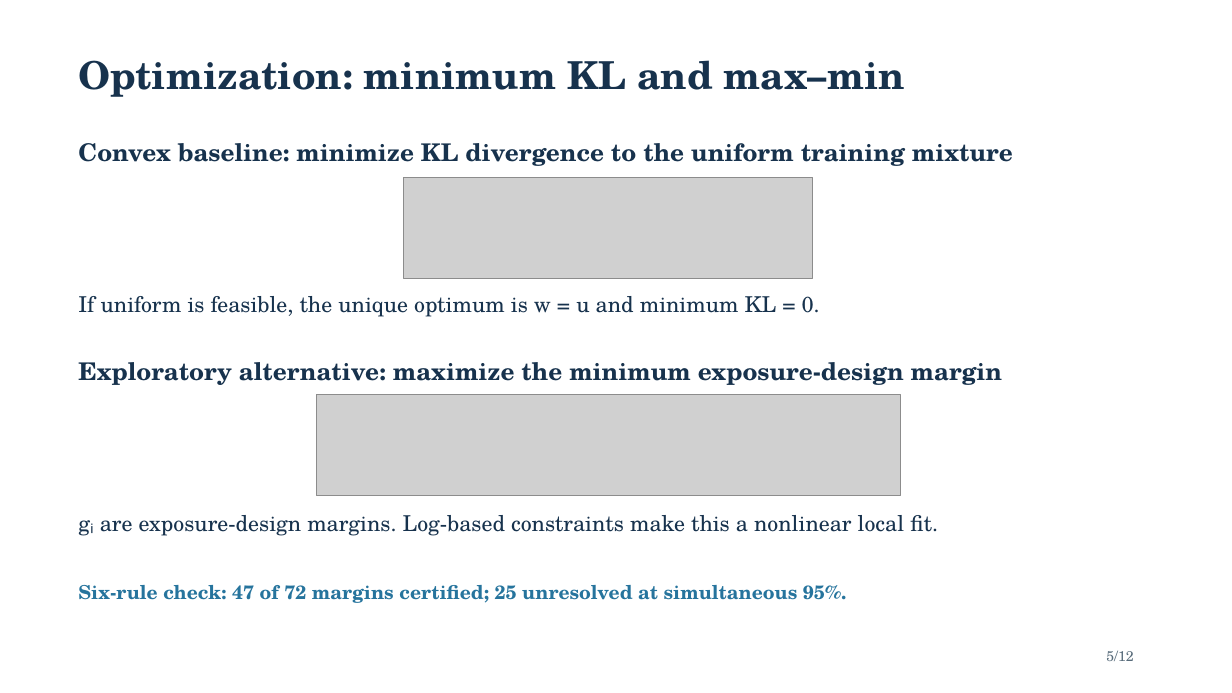
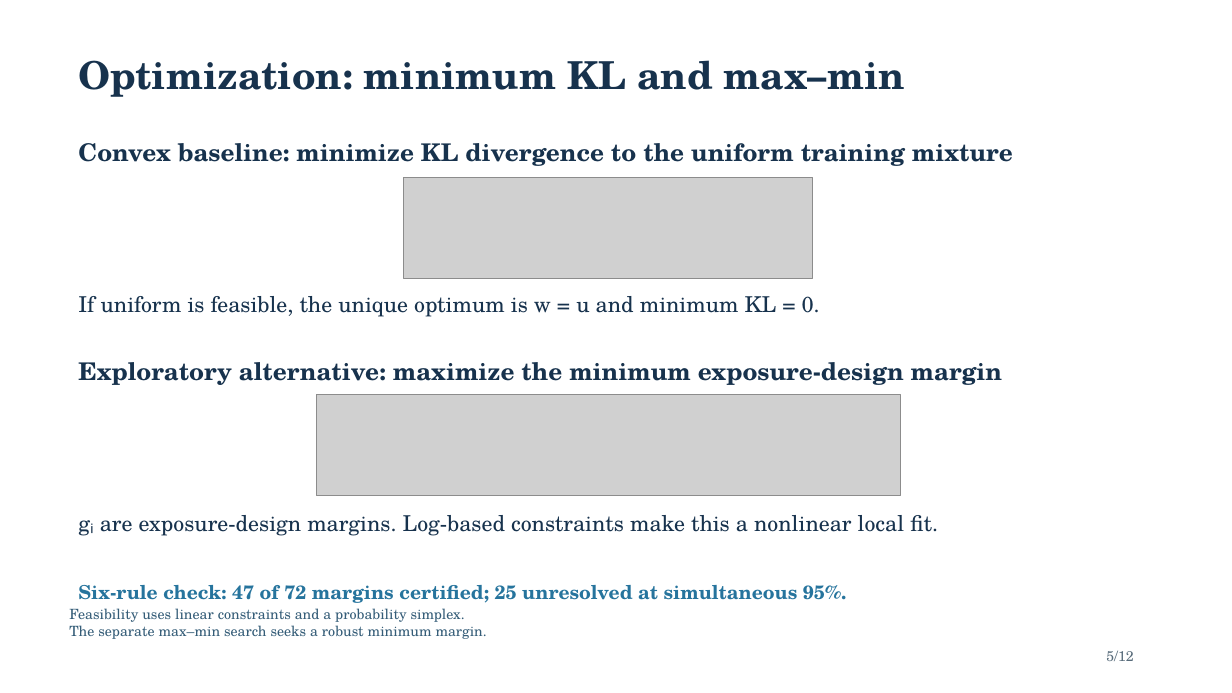
Before and after one commit to Space-Dev0/muadib, a slide deck: slide 5 of presentation/powerpoint/submission-final.pptx. Drawn at 1232x693 pixels with LibreOffice and Linux fonts; fonts in the diff are those of the drawing; grey boxes stand for pictures. Boxes give left, top, right and bottom in pixels: in the first picture for what was removed or moved away, otherwise in the second. Text is boxed around its words. In the diff, an @@ line names an element or a change of style, - is before the commit and + after.

```diff
--- a/presentation/powerpoint/submission-final.pptx
+++ b/presentation/powerpoint/submission-final.pptx
@@ text added at box(69, 608, 487, 639), 11 pt, text #355D78 @@
+Feasibility uses linear constraints and a probability simplex.
+The separate max–min search seeks a robust minimum margin.
```
Also in this commit, not shown: 11 other slides changed, 5 other files.
